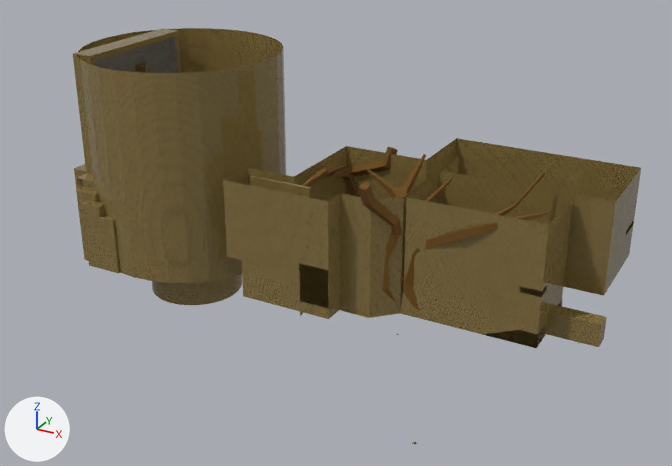
Renders of the glTF model assets/models/levels/Pool/temple.glb from each side of a commit.
Camera for both pictures: a 50 mm lens placed at (57.0, -265.0, 152.0), pointed at (-94.0, 10.0, 15.0). The axes (+X, +Y, +Z) are drawn at lower left. The lights are the same throughout. Where no turn or scale is listed for an object, it has been applied to the vertices. Vertices at the same position are counted once.

Names of what the first picture shows: 'center tree 1-col', 'center tree 2-col', 'center walls-col', 'entry tree 1-col', 'entry walls-col', 'maze bars1-col', 'maze feature2_L-col', 'maze floor-col', 'maze wall1-col', 'maze wall3-col', 'maze walls-col', 'spin walls-col'.
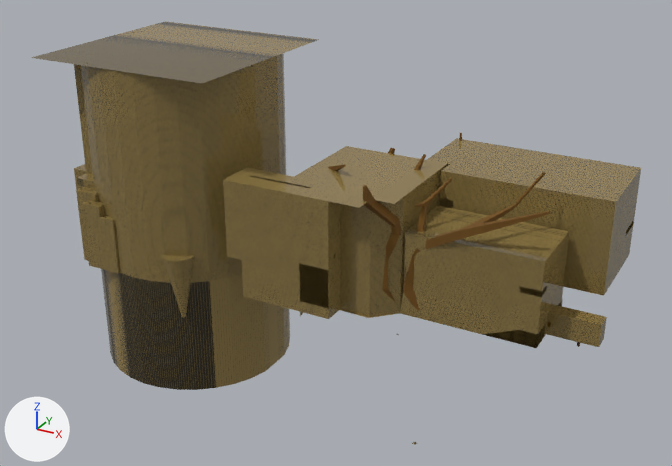
Pixel boxes [x1, y1, x2, y2] of what changed, in the pictures (672 x 466 px):
'maze walls-col', reshaped (41% taller)
    before: [77, 28, 286, 283]
    after: [78, 31, 290, 390]
'center walls-col', reshaped
    before: [223, 146, 456, 319]
    after: [223, 146, 450, 319]
'entry walls-col', reshaped
    before: [400, 173, 607, 348]
    after: [400, 232, 607, 348]
'spin walls-col', reshaped
    before: [426, 138, 641, 296]
    after: [427, 138, 641, 296]
'maze ceiling-col', added (brown)
    after: [31, 21, 319, 83]
'entry ceiling-col', added (yellow)
    after: [406, 205, 569, 262]
'maze floor-col', no longer drawn (brown)
    before: [152, 274, 242, 305]
part 1 of me_cylinder_003, added (brown)
    after: [101, 269, 290, 390]
part 2 of me_cube_023, cut back
    before: [405, 173, 573, 312]
    after: [405, 232, 569, 312]
part 3 of me_cube_041, built on
    before: [426, 138, 457, 179]
    after: [427, 138, 641, 202]
part 4 of me_cube_052, added (brown)
    after: [224, 146, 448, 208]

Diff of the bpy script that builds the scene:
```diff
--- a/assets/models/levels/Pool/temple.glb.py
+++ b/assets/models/levels/Pool/temple.glb.py
@@ me_cylinder_003 @@
 # used by ob_maze_walls_col; location = (0.0, 0.0, 0.0)
-me_cylinder_003.from_pydata(...)  # 207 vertices, 338 faces, 2 loose edges; spans x -189.6..-99.0, y -34.8..38.4, z 2.0..78.1
+me_cylinder_003.from_pydata(...)  # 242 vertices, 404 faces, 2 loose edges; spans x -189.6..-98.0, y -34.8..38.4, z -43.0..78.1
+# me_cylinder_003 part 1: 35 vertices added at x -189.6..-117.0, y -34.8..38.4, z -43.0..2.0
 me_cylinder_003.materials.append(mat_material_002)
@@ me_cube_023 @@
 # used by ob_entry_walls_col; location = (0.0, 0.0, 0.0)
-me_cube_023.from_pydata(...)  # 64 vertices, 100 faces, 1 loose edge; spans x -57.0..7.0, y -13.0..13.0, z 2.0..44.0
+me_cube_023.from_pydata(...)  # 56 vertices, 84 faces, 1 loose edge; spans x -57.0..7.0, y -13.0..13.0, z 2.0..32.0
+# me_cube_023 part 2
+# 15 vertices are removed from x -56.0..-10.0, y -13.0..13.0, z 41.9..44.0
+# 30 faces are deleted
+# 1 loose edge is deleted
+# 1 vertex moves from x -10.0, y -13.0, z 42.0 to x -10.0, y -13.0, z 32.0
+# 2 vertices are added at (-10.0, 3.0, 32.0), (-10.0, -3.0, 32.0)
+# 5 new vertices lie (0.0, 0.0, 6.0) away from vertices in x -56.0..-10.0, y -13.0..13.0, z 26.0
+# 1 loose edge is added
+# 14 new faces join them
 me_cube_023.materials.append(mat_material_002)
@@ me_cube_041 @@
 # used by ob_spin_walls_col; location = (0.0, 0.0, 0.0)
-me_cube_041.from_pydata(...)  # 21 vertices, 24 faces; spans x -65.0..3.0, y 15.0..51.0, z 11.0..44.0
+me_cube_041.from_pydata(...)  # 27 vertices, 36 faces; spans x -65.0..3.0, y 15.0..51.0, z 11.0..44.0
+# me_cube_041 part 3
+# 4 faces are deleted
+# 6 vertices are added at (-65.0, 31.0, 11.0), (-65.0, 31.0, 44.0), (-65.0, 31.0, 34.0), (3.0, 31.0, 44.0), (-56.0, 23.0, 44.0), (-56.0, 51.0, 44.0)
+# 16 new faces join them
 me_cube_041.materials.append(mat_material_002)
@@ me_cube_052 @@
 # used by ob_center_walls_col; location = (0.0, 0.0, 0.0)
-me_cube_052.from_pydata(...)  # 139 vertices, 163 faces, 12 loose edges; spans x -116.0..-56.0, y -28.0..38.0, z 0.0..44.0
+me_cube_052.from_pydata(...)  # 153 vertices, 189 faces, 12 loose edges; spans x -116.0..-56.0, y -28.0..38.0, z 0.0..44.0
+# me_cube_052 part 4: 14 vertices added at x -116.0..-57.0, y -28.0..23.0, z 44.0
 me_cube_052.materials.append(mat_material_002)
@@ me_cube_061 @@
+me_cube_061.from_pydata(...)  # 8 vertices, 6 faces; spans x -56.0..-10.0, y -13.0..13.0, z 32.0
+me_cube_061.materials.append(mat_material_002)  # picture img_temple_walls
@@ me_cylinder_007 @@
+me_cylinder_007.from_pydata(...)  # 8 vertices, 6 faces; spans x -190.0..-117.0, y -35.0..39.0, z 78.0
+me_cylinder_007.materials.append(mat_material_002)  # picture img_temple_walls
@@ ob_maze_floor_col @@
-ob_maze_floor_col = bpy.data.objects.new('maze floor-col', me_cylinder_002)
+ob_maze_floor_col = bpy.data.objects.new('maze floor-col', None)
 ob_maze_floor_col.location = (0.0, 0.0, 0.0)
@@ ob_entry_ceiling_col @@
+ob_entry_ceiling_col = bpy.data.objects.new('entry ceiling-col', me_cube_061)
+ob_entry_ceiling_col.location = (0.0, 0.0, 0.0)
@@ ob_maze_ceiling_col @@
+ob_maze_ceiling_col = bpy.data.objects.new('maze ceiling-col', me_cylinder_007)
+ob_maze_ceiling_col.location = (0.0, 0.0, 0.0)
```
